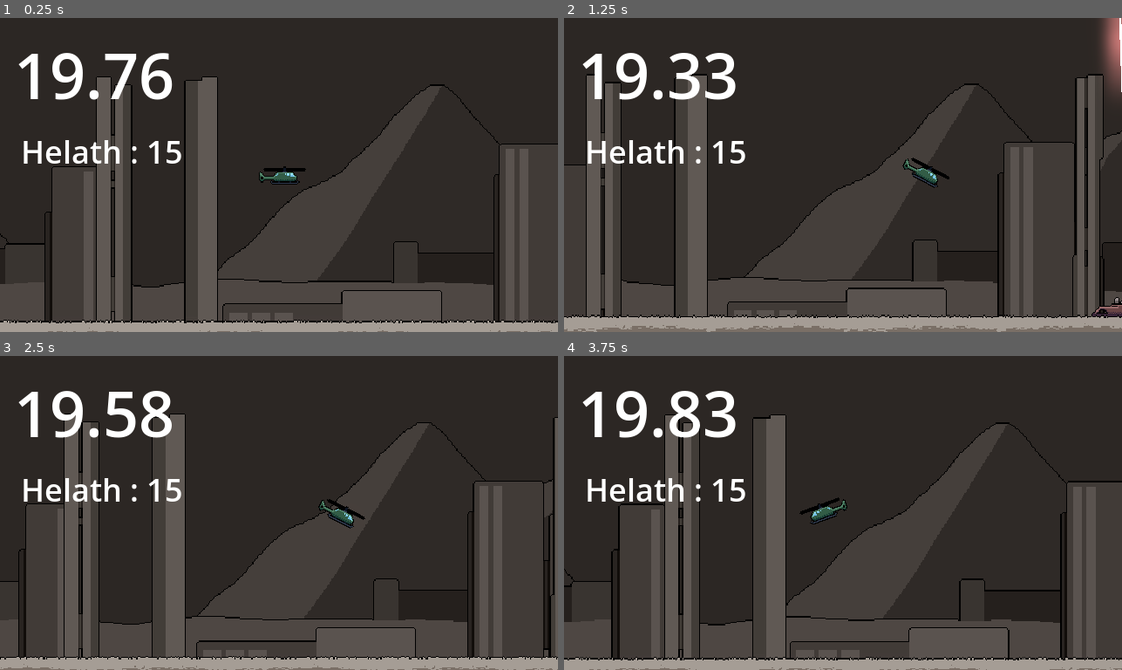
Above: before the commit, frames 1-4 (two rows, left to right).
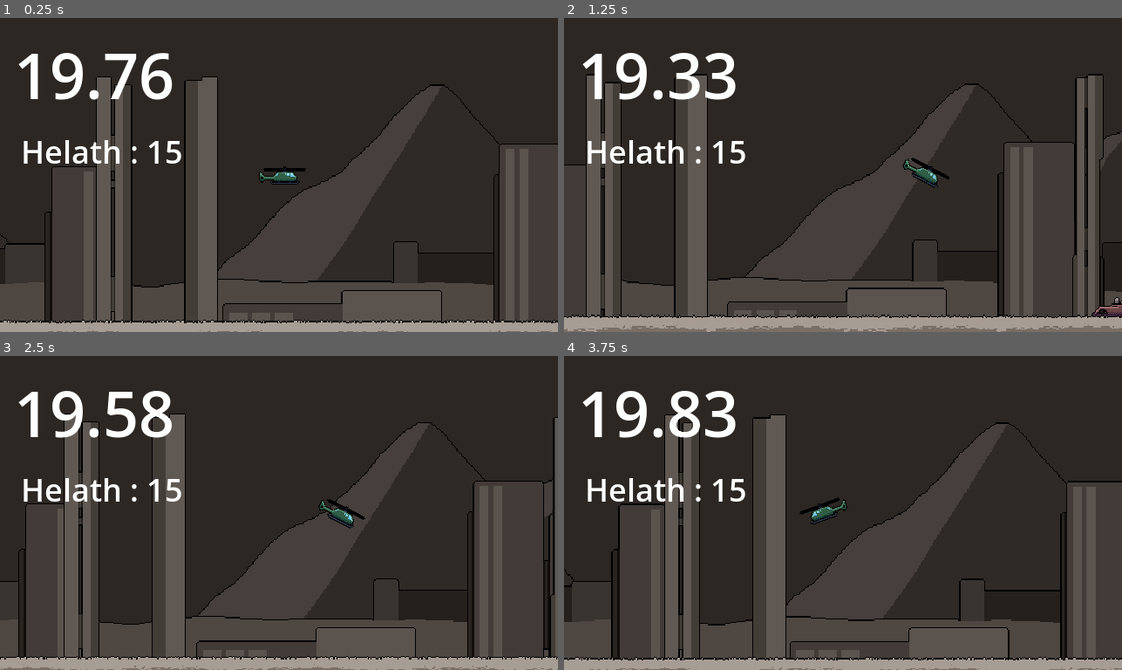
Above: after the commit, the same moments.

Repository: sirius-leaf/20s-Game-Project
Game: Godot game, scene res://Scene/Level Scene/level.tscn
The game is run twice, just before and just after one commit, with the same random seed, the same clock (stepped at 60 frames per second) and the same inputs.
Inputs:
- Up to frame 1 (0.25 s): no input
- Up to frame 2 (1.25 s): hold Right (ui_right) from 0.53 s (still down); hold R from 0.53 s (still down); tap Space at 0.77 s
- Up to frame 3 (2.5 s): release Right (ui_right) at 1.28 s; release R at 1.28 s; hold Down (ui_down) 1.28-2.03 s; tap R at 1.35 s; tap Space at 1.52 s; hold Right (ui_right) from 2.03 s (still down); hold R from 2.03 s (still down)
- Up to frame 4 (3.75 s): release Right (ui_right) at 2.78 s; release R at 2.78 s; hold Up (ui_up) 2.78-3.53 s; tap R at 2.85 s; tap Space at 3.02 s; hold Left (ui_left) from 3.53 s (still down); hold R from 3.53 s (still down)

The runs differ from the first frame. In frame 2, 0.8% of the frame differs, in the area x 96-100%, y 0-25%; in frame 3, less than 0.1%; in frame 4, less than 0.1%.
Error in both runs: Invalid access to property or key 'ChaosMode' on a base object of type 'null instance'. (res://Script/turret.gd:44)

Commit message:
added some new visual effect

Diff:
--- a/Scene/Level Scene/level.tscn
+++ b/Scene/Level Scene/level.tscn
@@ -32,6 +32,7 @@
 adjustment_enabled = true
 adjustment_brightness = 0.9
 adjustment_contrast = 1.6
+adjustment_saturation = 1.1
 
 [node name="Level" type="Node2D"]
 top_level = true
--- a/Scene/Object Scene/Bullet/enemy_missle.tscn
+++ b/Scene/Object Scene/Bullet/enemy_missle.tscn
@@ -41,7 +41,5 @@
 [node name="TrailOrigin" type="Marker2D" parent="."]
 position = Vector2(-8, 0)
 
-[node name="MissleExplosion" parent="." instance=ExtResource("2_jfagt")]
-
 [connection signal="body_entered" from="." to="." method="_on_body_entered"]
 [connection signal="timeout" from="Life Time" to="." method="_on_life_time_timeout"]
--- a/Scene/Object Scene/Enemy/enemy.tscn
+++ b/Scene/Object Scene/Enemy/enemy.tscn
@@ -1,8 +1,9 @@
-[gd_scene load_steps=8 format=3 uid="uid://ba1nxtlsujg3r"]
+[gd_scene load_steps=9 format=3 uid="uid://ba1nxtlsujg3r"]
 
 [ext_resource type="Script" path="res://Script/enemy.gd" id="1_2i06s"]
 [ext_resource type="PackedScene" uid="uid://jhukkquch577" path="res://Scene/Object Scene/Bullet/enemy_bulet.tscn" id="2_33tl5"]
 [ext_resource type="Texture2D" uid="uid://rei0x0kbu8q7" path="res://Asset/Sprite/Enemies.png" id="3_1vcy7"]
+[ext_resource type="PackedScene" uid="uid://bujormrrqpg3o" path="res://Scene/Object Scene/Particle/flying_object_explosion.tscn" id="3_njjy2"]
 [ext_resource type="AudioStream" uid="uid://dlrd7k1n53bk6" path="res://Asset/Sound Effect/Enemy_Shoot.ogg" id="4_pqgkp"]
 
 [sub_resource type="PhysicsMaterial" id="PhysicsMaterial_ic1pj"]
@@ -17,6 +18,7 @@
 [node name="Enemy" type="Node2D"]
 script = ExtResource("1_2i06s")
 bulletScene = ExtResource("2_33tl5")
+explosionScene = ExtResource("3_njjy2")
 moveSpeed = 1000.0
 minDistanceToPlayer = 200.0
 minDistanceToShoot = 300.0
--- a/Scene/Object Scene/Enemy/enemy_explosive.tscn
+++ b/Scene/Object Scene/Enemy/enemy_explosive.tscn
@@ -1,9 +1,10 @@
-[gd_scene load_steps=10 format=3 uid="uid://cmxrswgdxakxp"]
+[gd_scene load_steps=11 format=3 uid="uid://cmxrswgdxakxp"]
 
 [ext_resource type="Shader" path="res://Shader/enemy_explosive.gdshader" id="1_kvk4r"]
 [ext_resource type="Script" path="res://Script/enemy.gd" id="1_nmcoe"]
 [ext_resource type="PackedScene" uid="uid://l86d6t1egl68" path="res://Scene/Object Scene/Bullet/enemy_shockwave.tscn" id="2_vlsej"]
 [ext_resource type="Texture2D" uid="uid://rei0x0kbu8q7" path="res://Asset/Sprite/Enemies.png" id="3_5a72o"]
+[ext_resource type="PackedScene" uid="uid://bujormrrqpg3o" path="res://Scene/Object Scene/Particle/flying_object_explosion.tscn" id="3_jucj1"]
 [ext_resource type="AudioStream" uid="uid://yqy5baxgrdht" path="res://Asset/Sound Effect/Enemy_Explosion_SFX.ogg" id="5_vvilc"]
 
 [sub_resource type="PhysicsMaterial" id="PhysicsMaterial_ic1pj"]
@@ -23,6 +24,7 @@
 script = ExtResource("1_nmcoe")
 enemyType = 1
 bulletScene = ExtResource("2_vlsej")
+explosionScene = ExtResource("3_jucj1")
 moveSpeed = 1500.0
 minDistanceToPlayer = 100.0
 minDistanceToShoot = 110.0
--- /dev/null
+++ b/Scene/Object Scene/Particle/flying_object_explosion.tscn
@@ -0,0 +1,33 @@
+[gd_scene load_steps=5 format=3 uid="uid://bujormrrqpg3o"]
+
+[ext_resource type="Texture2D" uid="uid://bt50g0u7dai1u" path="res://Asset/Sprite/Circlee.png" id="1_2vs38"]
+[ext_resource type="Script" path="res://Script/particle.gd" id="2_1r52w"]
+[ext_resource type="AudioStream" uid="uid://d4d5w6oa2bvy6" path="res://Asset/Sound Effect/Explosion.ogg" id="3_r82yl"]
+
+[sub_resource type="Curve" id="Curve_d5502"]
+_data = [Vector2(0, 1), 0.0, 0.01, 0, 0, Vector2(1, 0), -3.077, 0.0, 0, 0]
+point_count = 2
+
+[node name="FlyingObjectExplosion" type="CPUParticles2D"]
+modulate = Color(2.1, 1.2, 0.75, 1)
+z_index = 2
+emitting = false
+amount = 10
+lifetime = 0.5
+one_shot = true
+explosiveness = 1.0
+texture = ExtResource("1_2vs38")
+direction = Vector2(0, -1)
+spread = 135.0
+gravity = Vector2(0, 700)
+initial_velocity_min = 50.0
+initial_velocity_max = 200.0
+scale_amount_min = 0.5
+scale_amount_curve = SubResource("Curve_d5502")
+script = ExtResource("2_1r52w")
+
+[node name="Explosion" type="AudioStreamPlayer" parent="."]
+stream = ExtResource("3_r82yl")
+volume_db = -4.0
+pitch_scale = 0.4
+autoplay = true
--- a/Scene/Object Scene/Particle/missle_explosion.tscn
+++ b/Scene/Object Scene/Particle/missle_explosion.tscn
@@ -1,7 +1,8 @@
-[gd_scene load_steps=4 format=3 uid="uid://qe1rgjs56wqf"]
+[gd_scene load_steps=5 format=3 uid="uid://qe1rgjs56wqf"]
 
 [ext_resource type="Texture2D" uid="uid://bt50g0u7dai1u" path="res://Asset/Sprite/Circlee.png" id="1_8078g"]
 [ext_resource type="AudioStream" uid="uid://dugt71t238d7w" path="res://Asset/Sound Effect/SmallExplosion.ogg" id="2_e4hpt"]
+[ext_resource type="Script" path="res://Script/particle.gd" id="2_o4y02"]
 
 [sub_resource type="Curve" id="Curve_d5502"]
 _data = [Vector2(0, 1), 0.0, 0.01, 0, 0, Vector2(1, 0), -3.077, 0.0, 0, 0]
@@ -23,7 +24,10 @@
 scale_amount_min = 0.2
 scale_amount_max = 0.5
 scale_amount_curve = SubResource("Curve_d5502")
+script = ExtResource("2_o4y02")
 
 [node name="SmallExplosion" type="AudioStreamPlayer2D" parent="."]
 stream = ExtResource("2_e4hpt")
 autoplay = true
+
+[connection signal="finished" from="." to="." method="_on_finished"]
--- a/Scene/Object Scene/Particle/power_explosion.tscn
+++ b/Scene/Object Scene/Particle/power_explosion.tscn
@@ -1,6 +1,7 @@
-[gd_scene load_steps=4 format=3 uid="uid://cxxrwpfsn6ajf"]
+[gd_scene load_steps=5 format=3 uid="uid://cxxrwpfsn6ajf"]
 
 [ext_resource type="Texture2D" uid="uid://bt50g0u7dai1u" path="res://Asset/Sprite/Circlee.png" id="1_l8kts"]
+[ext_resource type="Script" path="res://Script/particle.gd" id="2_0e87f"]
 [ext_resource type="AudioStream" uid="uid://d4d5w6oa2bvy6" path="res://Asset/Sound Effect/Explosion.ogg" id="2_8jj0t"]
 
 [sub_resource type="Curve" id="Curve_d5502"]
@@ -27,6 +28,7 @@
 scale_amount_min = 0.5
 scale_amount_max = 2.0
 scale_amount_curve = SubResource("Curve_d5502")
+script = ExtResource("2_0e87f")
 
 [node name="Explosion" type="AudioStreamPlayer" parent="."]
 stream = ExtResource("2_8jj0t")
--- a/Scene/Object Scene/Particle/small_shockwave.tscn
+++ b/Scene/Object Scene/Particle/small_shockwave.tscn
@@ -1,6 +1,7 @@
-[gd_scene load_steps=4 format=3 uid="uid://dmtadg1p2t283"]
+[gd_scene load_steps=5 format=3 uid="uid://dmtadg1p2t283"]
 
 [ext_resource type="Texture2D" uid="uid://bt50g0u7dai1u" path="res://Asset/Sprite/Circlee.png" id="1_6wk4f"]
+[ext_resource type="Script" path="res://Script/particle.gd" id="2_50lgn"]
 [ext_resource type="AudioStream" uid="uid://d4d5w6oa2bvy6" path="res://Asset/Sound Effect/Explosion.ogg" id="2_utaxy"]
 
 [sub_resource type="Curve" id="Curve_d5502"]
@@ -22,6 +23,7 @@
 scale_amount_min = 0.05
 scale_amount_max = 0.3
 scale_amount_curve = SubResource("Curve_d5502")
+script = ExtResource("2_50lgn")
 
 [node name="Explosion" type="AudioStreamPlayer" parent="."]
 stream = ExtResource("2_utaxy")
--- a/Scene/Object Scene/Particle/turret_explosion.tscn
+++ b/Scene/Object Scene/Particle/turret_explosion.tscn
@@ -1,6 +1,7 @@
-[gd_scene load_steps=4 format=3 uid="uid://csc1wvsmrl5aw"]
+[gd_scene load_steps=5 format=3 uid="uid://csc1wvsmrl5aw"]
 
 [ext_resource type="Texture2D" uid="uid://bt50g0u7dai1u" path="res://Asset/Sprite/Circlee.png" id="1_j4kfu"]
+[ext_resource type="Script" path="res://Script/particle.gd" id="2_l0tvq"]
 [ext_resource type="AudioStream" uid="uid://dugt71t238d7w" path="res://Asset/Sound Effect/SmallExplosion.ogg" id="2_tind7"]
 
 [sub_resource type="Curve" id="Curve_d5502"]
@@ -24,6 +25,7 @@
 initial_velocity_max = 150.0
 scale_amount_min = 0.5
 scale_amount_curve = SubResource("Curve_d5502")
+script = ExtResource("2_l0tvq")
 
 [node name="Explosion" type="AudioStreamPlayer" parent="."]
 stream = ExtResource("2_tind7")
--- a/Scene/Object Scene/player.tscn
+++ b/Scene/Object Scene/player.tscn
@@ -1,7 +1,8 @@
-[gd_scene load_steps=6 format=3 uid="uid://cdp1ti4scnxv"]
+[gd_scene load_steps=7 format=3 uid="uid://cdp1ti4scnxv"]
 
 [ext_resource type="Script" path="res://Script/player.gd" id="1_bs74l"]
 [ext_resource type="PackedScene" uid="uid://cmh8hbudedayk" path="res://Scene/Object Scene/Bullet/player_bullet.tscn" id="2_afxx5"]
+[ext_resource type="PackedScene" uid="uid://bujormrrqpg3o" path="res://Scene/Object Scene/Particle/flying_object_explosion.tscn" id="3_fkkcv"]
 [ext_resource type="Texture2D" uid="uid://dw0l1q0h8fnqc" path="res://Asset/Sprite/Player.png" id="3_xbv5i"]
 
 [sub_resource type="PhysicsMaterial" id="PhysicsMaterial_jvl48"]
@@ -19,6 +20,7 @@
 script = ExtResource("1_bs74l")
 playerMoveSpeed = 3000.0
 bulletScene = ExtResource("2_afxx5")
+explosionScene = ExtResource("3_fkkcv")
 
 [node name="Player" type="Sprite2D" parent="."]
 position = Vector2(4, 0)
@@ -36,5 +38,8 @@
 wait_time = 0.1
 autostart = true
 
+[node name="PlayerPos" type="Marker2D" parent="."]
+top_level = true
+
 [connection signal="body_entered" from="." to="." method="_on_body_entered"]
 [connection signal="timeout" from="FireRate" to="." method="_on_fire_rate_timeout"]
--- a/Script/Bullet/enemy_missle.gd
+++ b/Script/Bullet/enemy_missle.gd
@@ -49,4 +49,3 @@
 	var particle: CPUParticles2D = explosionParticle.instantiate()
 	particle.global_position = global_position
 	get_tree().root.get_child(0).add_child(particle)
-	particle.restart()
--- a/Script/Bullet/enemy_shockwave.gd
+++ b/Script/Bullet/enemy_shockwave.gd
@@ -17,4 +17,3 @@
 	var smallShockwave: CPUParticles2D = smallShockwaveScene.instantiate()
 	smallShockwave.global_position = global_position
 	get_tree().root.get_child(0).add_child(smallShockwave)
-	smallShockwave.restart()
--- a/Script/enemy.gd
+++ b/Script/enemy.gd
@@ -7,6 +7,7 @@
 
 @export var enemyType: Type
 @export var bulletScene: PackedScene
+@export var explosionScene: PackedScene
 @export var moveSpeed: float
 @export var minDistanceToPlayer: float
 @export var minDistanceToShoot: float
@@ -100,3 +101,9 @@
 	bullet.global_rotation_degrees = bullet_spawner.global_rotation_degrees \
 			+ _rng.randf_range(-3.0, 3.0)
 	get_tree().root.get_child(0).add_child(bullet)
+
+
+func spawn_particle():
+	var explosion: CPUParticles2D = explosionScene.instantiate()
+	explosion.global_position = global_position
+	get_tree().root.get_child(0).add_child(explosion)
--- a/Script/level_builder.gd
+++ b/Script/level_builder.gd
@@ -16,11 +16,13 @@
 @onready var player: RigidBody2D = $"../Player"
 @onready var global_setting: GlobalSetting = $"../GlobalSetting"
 
+func _ready() -> void:
+	_objectSpawnOffset = 150.0 if global_setting.ChaosMode else 250.0
+
+
 func _process(delta):
 	if global_position.x - player.global_position.x < 350.0 and _build:
 		build()
-
-	_objectSpawnOffset = 150.0 if global_setting.ChaosMode else 300.0
 
 
 func build():
--- a/Script/missle_turret.gd
+++ b/Script/missle_turret.gd
@@ -30,7 +30,6 @@
 		var explosion: CPUParticles2D = explosionScene.instantiate()
 		explosion.global_position = global_position
 		get_tree().root.get_child(0).add_child(explosion)
-		explosion.restart()
 
 		$"../Player Camera".shakeMultiplier = 0.5
 
--- /dev/null
+++ b/Script/particle.gd
@@ -0,0 +1,7 @@
+extends CPUParticles2D
+
+func _ready() -> void:
+	restart()
+
+func _on_finished() -> void:
+	queue_free()
--- a/Script/player.gd
+++ b/Script/player.gd
@@ -2,6 +2,7 @@
 
 @export var playerMoveSpeed: float
 @export var bulletScene: PackedScene
+@export var explosionScene: PackedScene
 
 var healthValue := 15
 var insideTarget := false
@@ -21,9 +22,9 @@
 	var moveInput := Vector2(Input.get_axis("ui_left", "ui_right"),
 			Input.get_axis("ui_up", "ui_down"))
 
+	bullet_spawner.rotation_degrees = (90.0 - 70.0 * _direction)
+
 	_shoot = true if Input.is_key_pressed(KEY_SPACE) and _alive else false
-
-	bullet_spawner.rotation_degrees = (90.0 - 70.0 * _direction)
 
 	# move the player
 	if moveInput and _alive:
@@ -39,7 +40,7 @@
 		get_tree().reload_current_scene()
 
 	# rotate player to match move direction
-	rotation_degrees = linear_velocity.x / 400 * 30
+	rotation_degrees = linear_velocity.x / 400.0 * 30.0
 
 	if healthValue <= 0 and _alive:
 		game_over()
@@ -73,6 +74,10 @@
 	player_sprite.visible = false
 	player_collider.disabled = true
 
+	var explosion: CPUParticles2D = explosionScene.instantiate()
+	explosion.global_position = global_position
+	get_tree().root.get_child(0).add_child(explosion)
+
 	await get_tree().create_timer(1.0).timeout
 
 	get_tree().reload_current_scene()
--- a/Script/power_source.gd
+++ b/Script/power_source.gd
@@ -9,7 +9,6 @@
 		var explosion: CPUParticles2D = explosionScene.instantiate()
 		explosion.global_position = global_position
 		get_tree().root.get_child(0).add_child(explosion)
-		explosion.restart()
 
 		$"../Player Camera".shakeMultiplier = 1.0
 		$"../Player".powerSourceDestroyed += 1
--- a/Script/turret.gd
+++ b/Script/turret.gd
@@ -63,7 +63,6 @@
 		var explosion: CPUParticles2D = explosionScene.instantiate()
 		explosion.global_position = global_position
 		get_tree().root.get_child(0).add_child(explosion)
-		explosion.restart()
 
 		$"../Player Camera".shakeMultiplier = 0.5
 
@@ -75,9 +74,12 @@
 		TurretTypeEnum.BULLET:
 			ShootBullet()
 		TurretTypeEnum.LASER:
-			Shoot()
-			fire_rate.wait_time = _rng.randf_range(shotDelay[0] - _shotDelayMod,
-					shotDelay[1] - _shotDelayMod)
+			var distanceToPlayer = global_position.distance_to(player.global_position)
+
+			if distanceToPlayer < 300.0:
+				Shoot()
+				fire_rate.wait_time = _rng.randf_range(shotDelay[0] - _shotDelayMod,
+						shotDelay[1] - _shotDelayMod)
 
 
 func _on_shot_controller_timeout():
